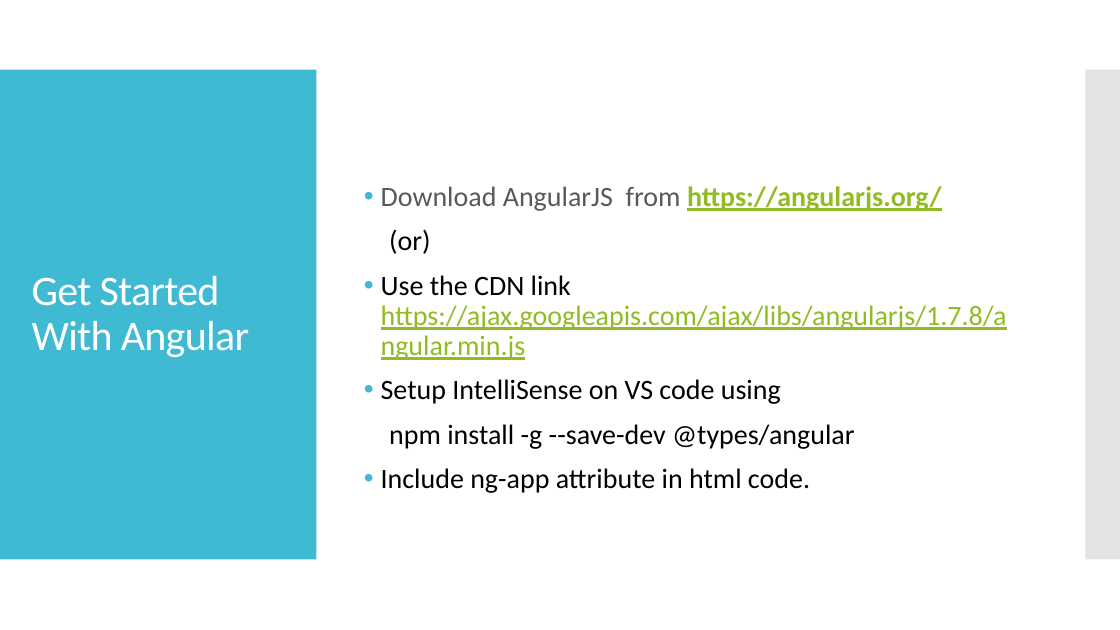
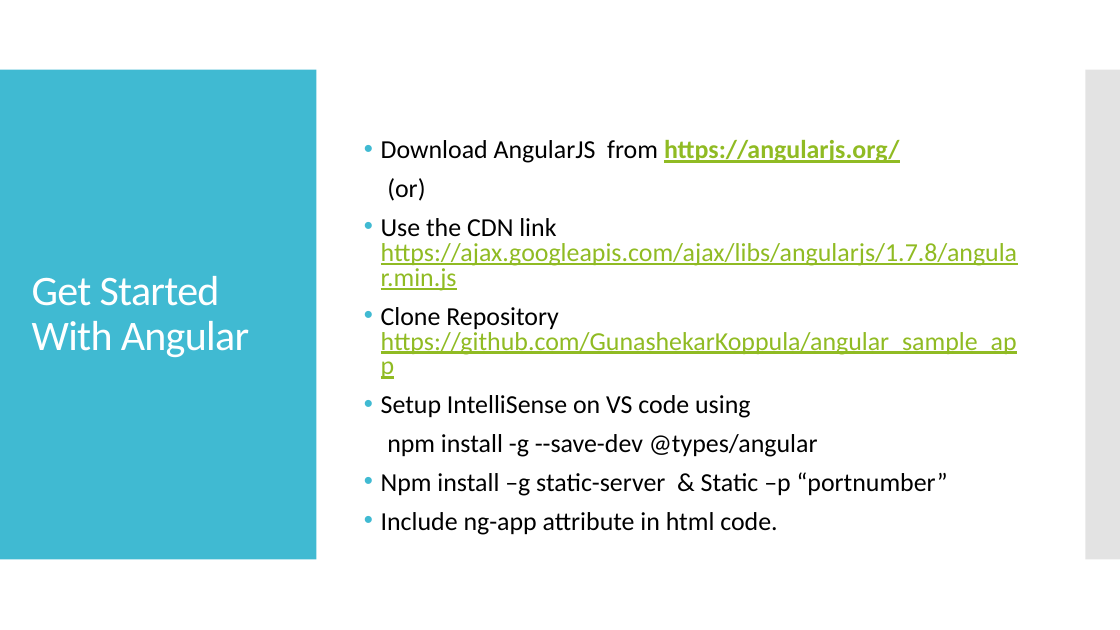
Before and after one commit to webelf000/angular_sample_app, a slide deck: slide 5 of Angular JS - Workshop.pptx. Drawn at 1120x630 pixels with LibreOffice and Linux fonts; fonts in the diff are those of the drawing. Boxes give left, top, right and bottom in pixels: in the first picture for what was removed or moved away, otherwise in the second. Text is boxed around its words. In the diff, an @@ line names an element or a change of style, - is before the commit and + after.

```diff
--- a/Angular JS - Workshop.pptx
+++ b/Angular JS - Workshop.pptx
@@ text at (381, 140, 1017, 535): size 24 to 22.2 pt in "Download AngularJS from https://angularjs.org/", "(or)", "Use the CDN link https://ajax.googleapis.com/ajax/libs/angul ...", "Setup IntelliSense on VS code using" and 2 more places; text colour #595959 to #000000 in "Download AngularJS from"; line spacing 0.9 to 0.8 @@
@@ text at (381, 307, 1017, 355): paragraph added @@
+• Clone Repository https://github.com/GunashekarKoppula/angular_sample_app
@@ text at (381, 472, 948, 496): paragraph added @@
+• Npm install –g static-server & Static –p “portnumber”
```
Also in this commit, not shown: 1 slide removed, 1 other file.
